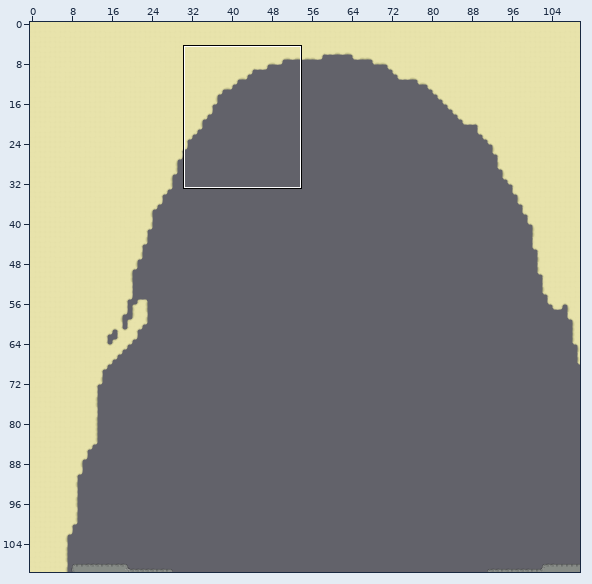
An edit to a level. Tiled map (JSON), src/tiled/garbageGulf-terrain.json. The first picture is a wide view before the edit; the outline marks the close-up.
Close-up. Old version:
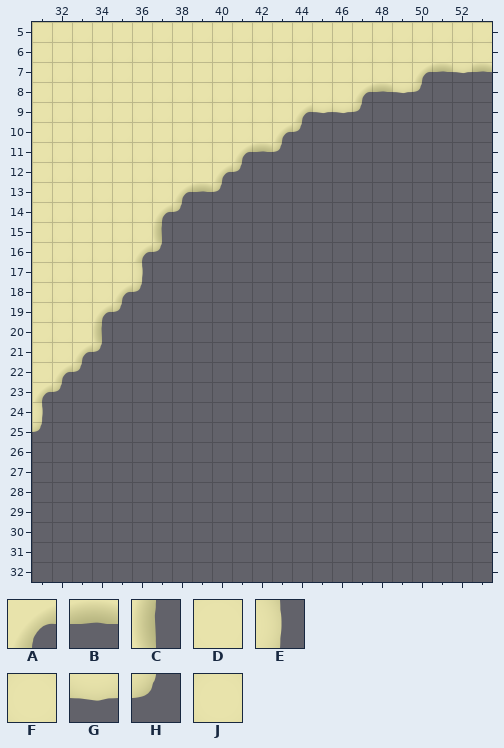
Cells are 256x256 px. Shown: x 31..53, y 5..32. The commit also changed other parts of the map, which this record leaves out.
Key: from "terrain": A 0, B 1, C 12, D 16, E 17, F 22, G 28, H 29, J 91.
_ is an empty cell.
Layer "Tile Layer 1" before, first column x 31:
 5 FJFDDDFDFJJJDFDDDFFFFJF
 6 JDFJFJFDDDDFFFDFFFJJFDJ
 7 FFFDFDDDDDFFFFDDJFJABGB
 8 FDFJDDFFFJFFJFFFABGH___
 9 JJJFDJFDJJFFJAGGH______
10 FDFDFDDJJDFJAH_________
11 FJJFFFJJFJABH__________
12 FFFDDFJJDAH____________
13 JDDJDFFABH_____________
14 FFJFJFAH_______________
15 JJDDJFC________________
16 DFFJFAH________________
17 FFJDFE_________________
18 JJJFAH_________________
19 JJJAH__________________
20 FJDC___________________
21 FFAH___________________
22 JAH____________________
23 AH_____________________
24 E______________________
25 H______________________
26 _______________________
27 _______________________
28 _______________________
29 _______________________
30 _______________________
31 _______________________
32 _______________________
The result:
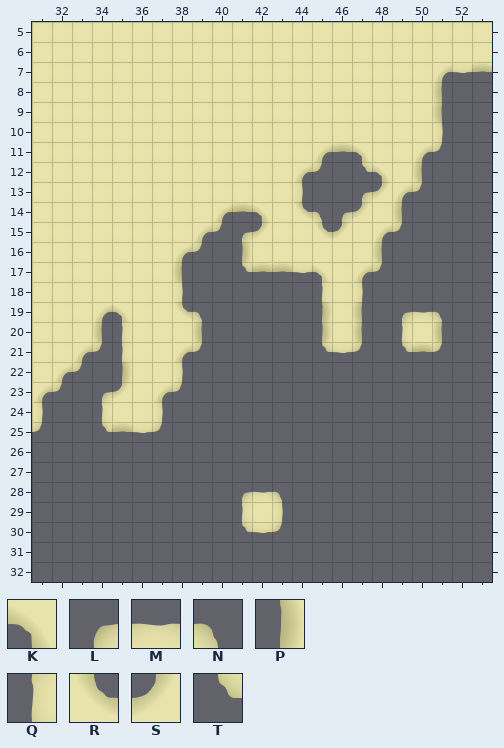
Further tiles: from "terrain": K 2, L 3, M 4, N 5, P 14, Q 15, R 24, S 26, T 27.
The edit:
Layer "Tile Layer 1":
y 7: x 50..51 AB -> FA
y 8: x 47..51 ABGH_ -> FFFFC
y 9: x 44..51 AGGH____ -> FDFDFFDC
y 10: x 43..51 AH_______ -> DFFJJJFFE
y 11: x 41..51 ABH________ -> DFFFABKJJAH
y 12: x 40..45 AH____ -> JFFJAH; x 47..50 ____ -> TKDC
y 13: x 38..44 ABH____ -> FFFFFFE; x 47..50 ____ -> LSAH
y 14: x 37..49 AH___________ -> FFJABKFRNLSFC
y 15: x 37..49 C____________ -> JFAHLSJJRSDAH
y 16: x 36..39 AH__ -> JFAH; x 41..48 ________ -> PFFDDDFC
y 17: x 36..38 E__ -> DJC; x 41..48 ________ -> TBBGKFAH
y 18: x 35..38 AH__ -> FFFE; x 45..47 ___ -> QJE
y 19: x 35..39 H____ -> KFDRN; x 45..47 ___ -> PFC; x 49..51 ___ -> LMN
y 20: x 35..39 _____ -> QJFFC; x 45..47 ___ -> PJC; x 49..51 ___ -> QDC
y 21: x 35..39 _____ -> QDDAH; x 45..47 ___ -> TGH; x 49..51 ___ -> TBH
y 22: x 35..38 ____ -> PJDE
y 23: x 34..38 _____ -> LSDAH
y 24: x 34..37 ____ -> QDJE
y 25: x 34..37 ____ -> TBGH
y 28: x 41..43 ___ -> LMN
y 29: x 41..43 ___ -> QDE
y 30: x 41..43 ___ -> TGH
Boxes around the changes in both close-ups, in picture pixels (x1, y1, x2, y2):
changed: (101, 63, 450, 434)
added: (241, 491, 283, 534)
